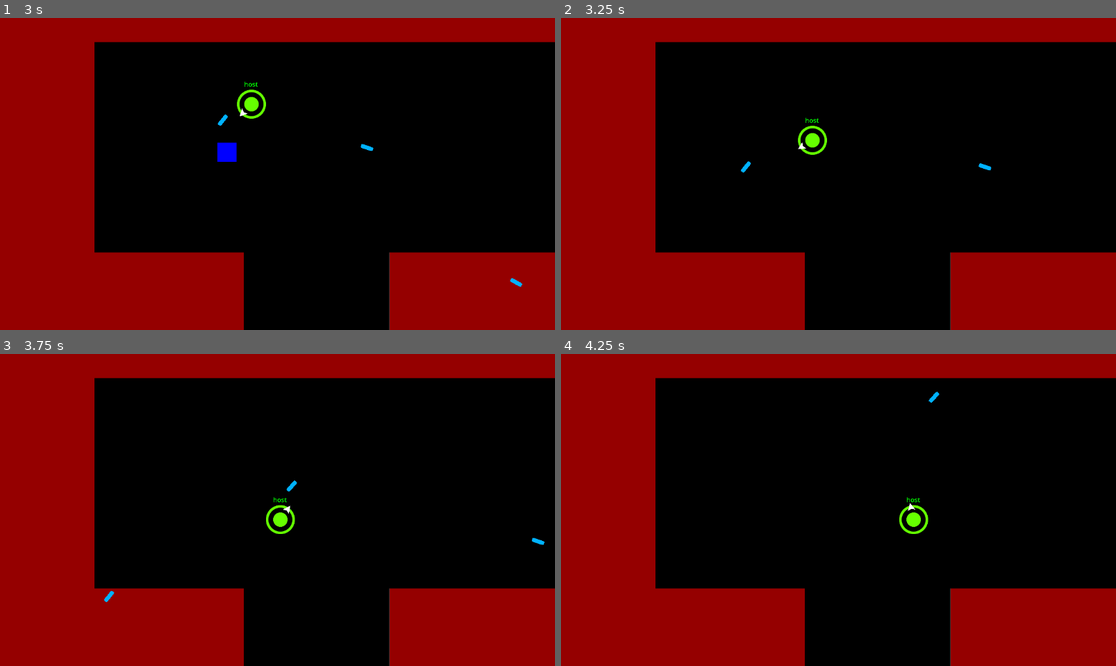
Above: before the commit, frames 1-4 (two rows, left to right).
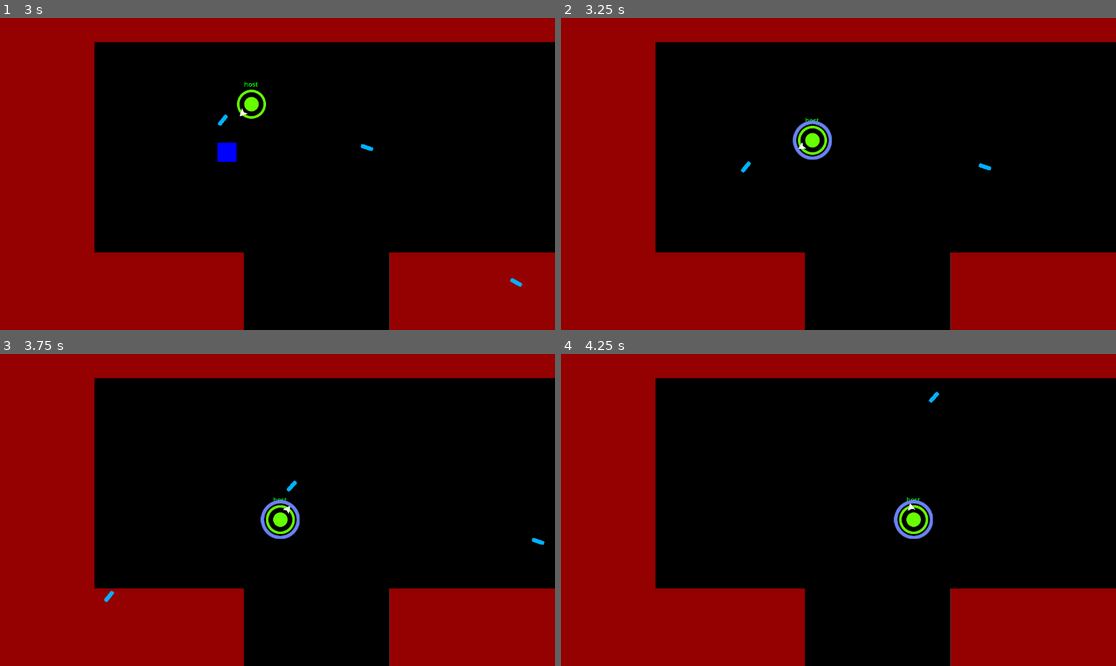
Above: after the commit, the same moments.

Repository: Pkepowicz/Infinite-Onslaught
Game: Godot game, scene res://assets/scenes/world.tscn
Two runs of this game, one before a commit and one after it. Both use one fixed random seed, a clock stepped at 60 frames per second and the inputs below. The engine's default icon, where the game draws it, is replaced by a stand-in: a white triangle on a blue panel in a dark square.
Inputs (mouse positions are in pixels of both pictures, inside the frame that each line leads up to):
- Up to frame 1 (3 s): click (277, 192) at 0.52 s; type "Alex" at 0.6 s; click (277, 217) at 0.75 s; type "12" at 0.83 s; click "Host" at 1.25 s; tap Enter at 2 s; move the mouse to (399, 158) at 2.02 s; hold Right (ui_right) 2.03-2.78 s; click (399, 158) at 2.1 s; move the mouse to (166, 189) at 2.77 s; hold Down (ui_down) from 2.78 s (still down); click (166, 189) at 2.85 s
- Up to frame 2 (3.25 s): keep holding Down (ui_down)
- Up to frame 3 (3.75 s): move the mouse to (333, 441) at 3.52 s; release Down (ui_down) at 3.53 s; hold Right (ui_right) from 3.53 s (still down); click (333, 441) at 3.6 s
- Up to frame 4 (4.25 s): keep holding Right (ui_right)

Frame 1 is identical in both runs. In frame 2, 0.3% of the frame differs, in the area x 41-49%, y 32-46%; in frame 3, 0.3%; in frame 4, 0.3%.

Commit message:
added visual indicator

Diff:
--- a/assets/PickUps/PickupComponent.gd
+++ b/assets/PickUps/PickupComponent.gd
@@ -5,5 +5,4 @@
 	if area.get_parent().has_method("pickup"):
 		var returned_node = area.get_parent().pickup()
 		var node_to_add = returned_node.instantiate()
-		node_to_add.position = get_parent().position
 		get_parent().add_child(node_to_add)
--- a/assets/PickUps/Powerup_Objects/shield.tscn
+++ b/assets/PickUps/Powerup_Objects/shield.tscn
@@ -1,6 +1,12 @@
-[gd_scene load_steps=2 format=3 uid="uid://c4gjfccl30kj6"]
+[gd_scene load_steps=3 format=3 uid="uid://c4gjfccl30kj6"]
 
 [ext_resource type="Script" path="res://assets/PickUps/Powerup_Objects/Shield.gd" id="1_3f2sm"]
+[ext_resource type="Texture2D" uid="uid://cprcicf4r003o" path="res://assets/Client/loadingCircle/circle.png" id="2_w2y4m"]
 
 [node name="Shield" type="Node2D"]
 script = ExtResource("1_3f2sm")
+
+[node name="Sprite2D" type="Sprite2D" parent="."]
+modulate = Color(0.415686, 0.505882, 0.964706, 1)
+scale = Vector2(2.7, 2.7)
+texture = ExtResource("2_w2y4m")
